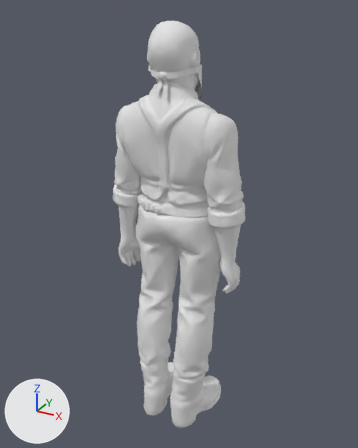
Before and after pictures for a commit that changed the glTF model assets/people/sean_s3_talking.glb.
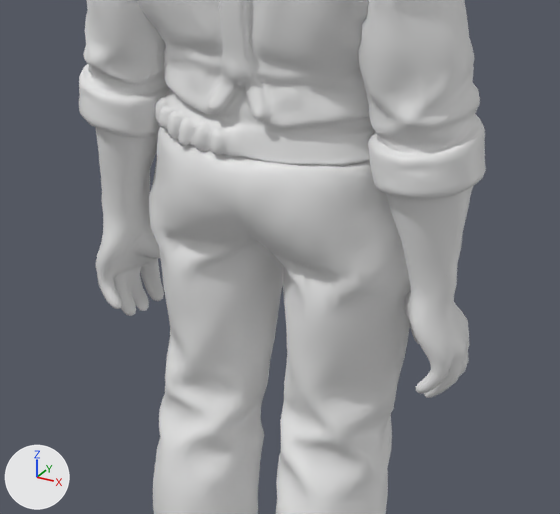
Each version is shown whole from a 50 mm camera at (0.938, -1.683, 1.828) aimed at (-0.018, 0.054, 0.959), then close up on the part from 24% to 75% of the width and 36% to 74% of the height. The lights are fixed; the arrows at lower left show +X, +Y and +Z. The older version's two pictures come first. Vertices at exactly the same position are counted once.

In view in the first close-up: 'body_skin'.
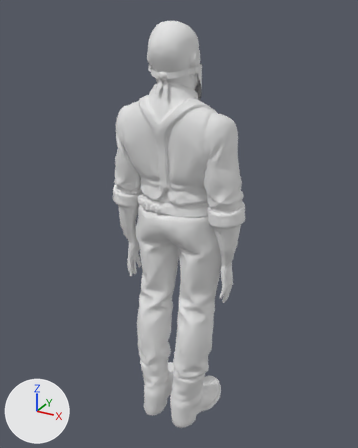
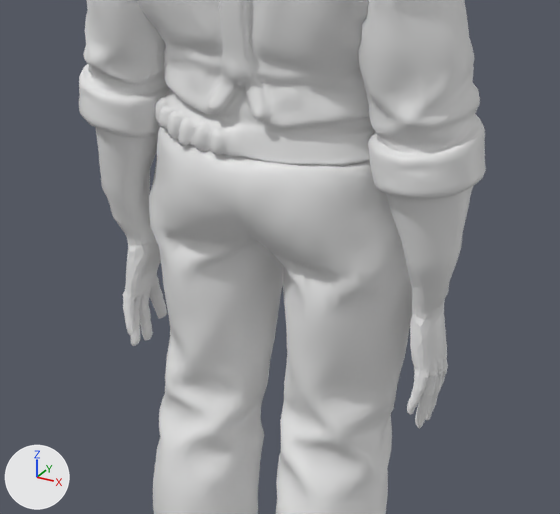
Where the change shows, as pixel boxes (x1, y1, x2, y2) in the close-ups (560 x 514 px):
part 1 of me_body_skin, reshaped
    before: (96, 184, 164, 316)
    after: (102, 184, 167, 346)
part 2 of me_body_skin, cut back
    before: (404, 260, 469, 398)
    after: (404, 255, 455, 429)

The change, as a diff of the scene's bpy script:
```diff
--- a/assets/people/sean_s3_talking.glb.py
+++ b/assets/people/sean_s3_talking.glb.py
@@ me_body_skin @@
 # used by ob_body_skin; location = (0.0, 0.0, 0.0)
-me_body_skin.from_pydata(...)  # 15955 vertices, 31882 faces; spans x -0.3..0.3, y -0.15..0.2, z 0.0..1.59
+me_body_skin.from_pydata(...)  # 18181 vertices, 36334 faces; spans x -0.3..0.3, y -0.15..0.2, z 0.0..1.59
+# me_body_skin part 1: 88 vertices moved from x -0.28..-0.19, y -0.04..0.07, z 0.72..0.93 to x -0.27..-0.19, y -0.04..0.07, z 0.72..0.93; 464 vertices removed from x -0.29..-0.19, y -0.05..0.08, z 0.72..0.93; 1597 vertices added at x -0.27..-0.19, y -0.04..0.09, z 0.67..0.93
+# me_body_skin part 2: 87 vertices moved from x 0.19..0.27, y -0.04..0.08, z 0.71..0.9 to x 0.19..0.27, y -0.03..0.08, z 0.71..0.9; 452 vertices removed from x 0.19..0.29, y -0.05..0.08, z 0.71..0.92; 1545 vertices added at x 0.19..0.27, y -0.04..0.09, z 0.67..0.92
```
